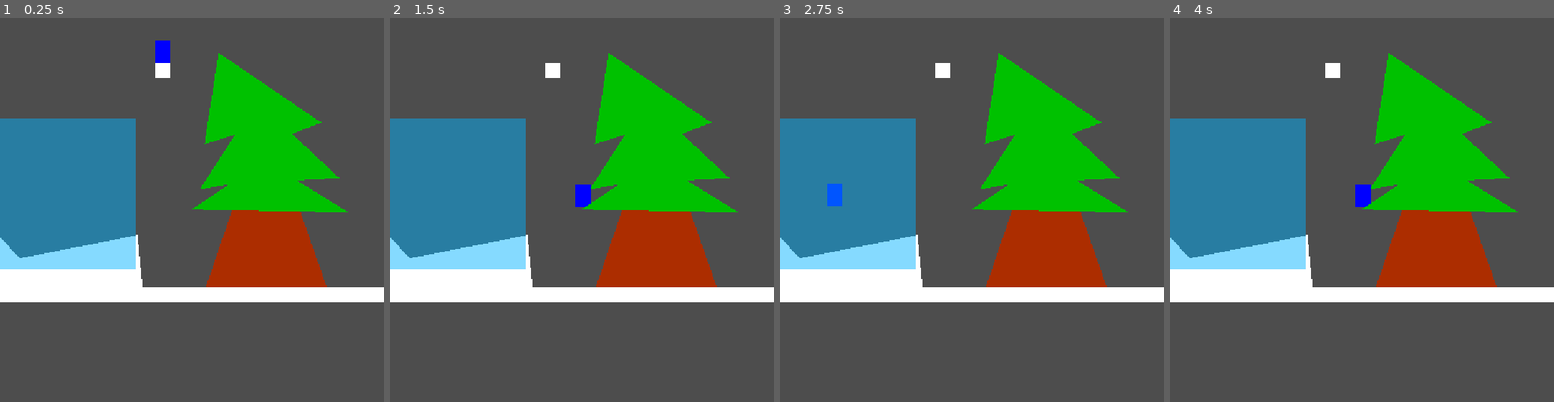
Above: before the commit, frames 1-4 (left to right).
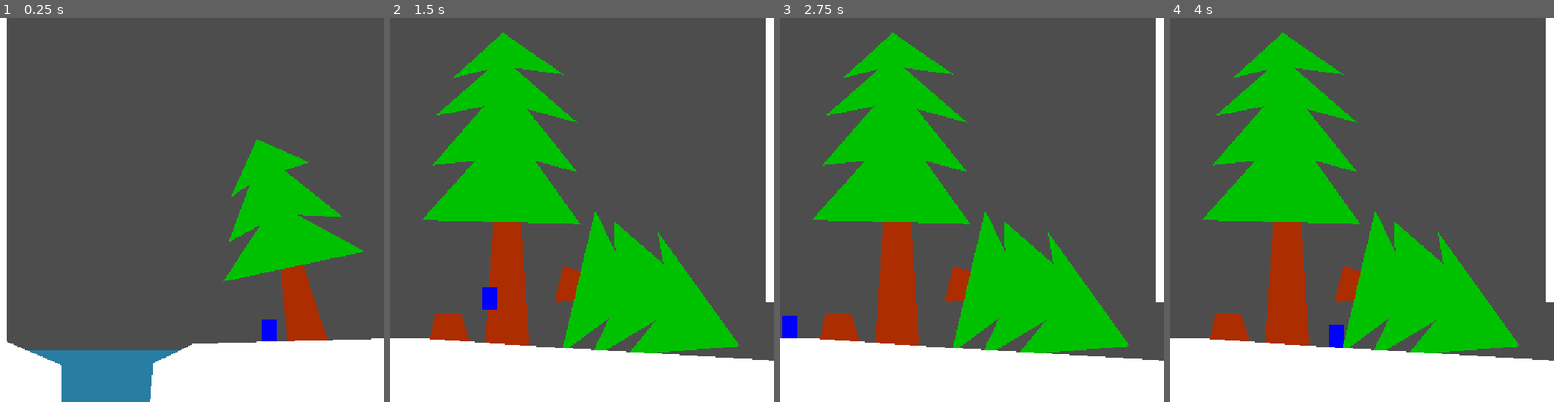
Above: after the commit, the same moments.

Repository: xorblo-doitus/OOB
Game: Godot game, scene res://src/gameplay/world/world.tscn
Same seed, same stepped clock (60 frames per second), same inputs: the game is played once before the commit and once after it.
Inputs:
- Up to frame 1 (0.25 s): no input
- Up to frame 2 (1.5 s): tap Enter at 0.5 s; hold D (right) from 0.53 s (still down); tap Space (jump) at 0.77 s
- Up to frame 3 (2.75 s): tap Space (jump) at 1.52 s; release D (right) at 2.03 s; hold Left (left) from 2.03 s (still down)
- Up to frame 4 (4 s): release Left (left) at 2.78 s; hold D (right) from 2.78 s (still down); tap Space (jump) at 3.02, 3.77 s

The runs differ from the first frame. In frame 1, 48% of the frame differs, in the area x 0-100%, y 0-100%; in frame 2, 63%; in frame 3, 63%; in frame 4, 63%.

Commit message:
level designing

Diff:
--- a/src/gameplay/world/terrain/water.gd
+++ b/src/gameplay/world/terrain/water.gd
@@ -45,7 +45,7 @@
 
 	var result: Vector2 = Vector2(0,
 		-body.gravity
-		- depth ** 1.2
+		- depth ** 1.1
 	)# - body.velocity * 60 * 0.1
 
 	if depth:
--- a/src/gameplay/world/world.tscn
+++ b/src/gameplay/world/world.tscn
@@ -1,10 +1,9 @@
-[gd_scene load_steps=10 format=3 uid="uid://ciceafugib0p4"]
+[gd_scene load_steps=9 format=3 uid="uid://ciceafugib0p4"]
 
 [ext_resource type="Script" path="res://src/gameplay/world/world.gd" id="1_nomqr"]
 [ext_resource type="PackedScene" uid="uid://cydou714l1g6v" path="res://src/gameplay/entities/player.tscn" id="2_enicr"]
 [ext_resource type="PackedScene" uid="uid://delrjt1dlkmbj" path="res://src/gameplay/world/camera_zone.tscn" id="4_et3i5"]
 [ext_resource type="PackedScene" uid="uid://clr627lga6td1" path="res://src/gameplay/world/terrain/long_platform.tscn" id="4_skm66"]
-[ext_resource type="PackedScene" uid="uid://bnmdgmyiltuxv" path="res://src/gameplay/world/terrain/bloc.tscn" id="5_sdugo"]
 [ext_resource type="PackedScene" uid="uid://d313j65dc033f" path="res://src/gameplay/world/terrain/polygon_terrain.tscn" id="6_t1arw"]
 [ext_resource type="PackedScene" uid="uid://drtgovpc4eh4f" path="res://src/gameplay/world/terrain/water.tscn" id="7_bqvld"]
 
@@ -13,18 +12,20 @@
 b = Vector2(-15, -29)
 
 [sub_resource type="RectangleShape2D" id="RectangleShape2D_pg4ov"]
-size = Vector2(200, 200)
+size = Vector2(323, 76)
 
 [node name="World" type="Node2D"]
 script = ExtResource("1_nomqr")
 
 [node name="Player" parent="." instance=ExtResource("2_enicr")]
 unique_name_in_owner = true
-position = Vector2(216, 39)
+z_index = -64
+position = Vector2(359, 400)
 
 [node name="Camera2D" type="Camera2D" parent="."]
 unique_name_in_owner = true
-position = Vector2(256, 256)
+visible = false
+position = Vector2(-402, -335)
 
 [node name="CameraZone" parent="." instance=ExtResource("4_et3i5")]
 position = Vector2(256, 256)
@@ -33,36 +34,52 @@
 position = Vector2(768, 256)
 
 [node name="PolygonTerrain" parent="." instance=ExtResource("6_t1arw")]
-position = Vector2(107, 394)
-polygon = PackedVector2Array(83, -30, -184, -30, -130, -127, -81, -74, -81, -74, 76, -105)
+position = Vector2(204, 487)
+polygon = PackedVector2Array(341, -61, 481, -51, 833, -30, 839, 106, -8, 64, 0, -27, 53, -53)
+
+[node name="PolygonTerrain2" parent="." instance=ExtResource("6_t1arw")]
+position = Vector2(204, 487)
+polygon = PackedVector2Array(-123, -25, -124, 57, -397, 92, -348, -121)
 
 [node name="Tree1" parent="." instance=ExtResource("6_t1arw")]
-position = Vector2(413, 213)
+position = Vector2(413, 296)
 color = Color(0, 0.756863, 0, 1)
-polygon = PackedVector2Array(-158, 42, -107, 8, -147, 15, -100, -58, -141, -45, -122, -167, 15, -74, -24, -59, 39, 0, -18, 3, 52, 46)
+polygon = PackedVector2Array(-116, 55, -66, -21, -109, 3, -80, -75, -106, -57, -71, -135, -1, -104, -34, -93, 44, -31, -17, -34, 73, 15)
 
 [node name="Trunc" type="Polygon2D" parent="Tree1"]
-z_index = -16
+z_index = -128
 position = Vector2(-306, 181)
 color = Color(0.67451, 0.180392, 0, 1)
-polygon = PackedVector2Array(205, -147, 164, -27, 331, -28, 288, -150)
+polygon = PackedVector2Array(267, -142, 277, -27, 336, -29, 295, -153)
+
+[node name="Tree3" parent="." instance=ExtResource("6_t1arw")]
+position = Vector2(678, 284)
+color = Color(0, 0.756863, 0, 1)
+polygon = PackedVector2Array(-124, -15, -53, -94, -110, -88, -41, -167, -106, -154, -35, -216, -83, -204, -16, -265, 65, -209, -1, -218, 83, -145, 16, -163, 83, -79, 27, -94, 87, -10)
+
+[node name="Trunc" type="Polygon2D" parent="Tree3"]
+z_index = -128
+position = Vector2(-306, 181)
+color = Color(0.67451, 0.180392, 0, 1)
+polygon = PackedVector2Array(279, -222, 266, -19, 326, -17, 312, -223)
 
 [node name="Tree2" parent="." instance=ExtResource("6_t1arw")]
-position = Vector2(781, 335)
+z_index = -16
+position = Vector2(804, 418)
 rotation = 1.71565
 color = Color(0, 0.756863, 0, 1)
 polygon = PackedVector2Array(-158, 42, -107, 8, -147, 15, -100, -58, -141, -45, -6.3159, -174.92, 27.2109, -28.2235, -24, -59, 41.4995, 21.2319, -18, 3, 37.9347, 59.1436)
 
 [node name="Trunc" type="Polygon2D" parent="Tree2"]
-z_index = -16
+z_index = -128
 position = Vector2(-306, 181)
 rotation = -0.0245263
 color = Color(0.67451, 0.180392, 0, 1)
 polygon = PackedVector2Array(239.643, -141.725, 229.313, -102.199, 279.399, -96.1675, 271.411, -145.566)
 
 [node name="Trunc" type="Polygon2D" parent="."]
-z_index = -16
-position = Vector2(587, 340)
+z_index = -128
+position = Vector2(587, 423)
 color = Color(0.67451, 0.180392, 0, 1)
 polygon = PackedVector2Array(-29, 31, -15, -29, 19, -29, 39, 30)
 
@@ -72,25 +89,20 @@
 shape = SubResource("SegmentShape2D_crqjm")
 one_way_collision = true
 
-[node name="LongPlatform" parent="." instance=ExtResource("4_skm66")]
-position = Vector2(257, 369)
+[node name="Border" parent="." instance=ExtResource("4_skm66")]
+position = Vector2(-1, 186)
+rotation = 1.57079
 
-[node name="LongPlatform2" parent="." instance=ExtResource("4_skm66")]
-position = Vector2(769, 369)
+[node name="Border2" parent="." instance=ExtResource("4_skm66")]
+position = Vector2(1023, 122)
+rotation = 1.57079
 
-[node name="LongPlatform3" parent="." instance=ExtResource("4_skm66")]
-position = Vector2(-255, 369)
+[node name="Water" type="Area2D" parent="."]
+z_index = -8
+position = Vector2(127, 542)
 
-[node name="Bloc" parent="." instance=ExtResource("5_sdugo")]
-position = Vector2(-177, 349)
-
-[node name="Bloc2" parent="." instance=ExtResource("5_sdugo")]
-position = Vector2(216, 70)
-
-[node name="Area2D" type="Area2D" parent="."]
-position = Vector2(81, 234)
-
-[node name="CollisionShape2D" type="CollisionShape2D" parent="Area2D"]
+[node name="CollisionShape2D" type="CollisionShape2D" parent="Water"]
+position = Vector2(61.5, -62)
 shape = SubResource("RectangleShape2D_pg4ov")
 
-[node name="Water" parent="Area2D/CollisionShape2D" instance=ExtResource("7_bqvld")]
+[node name="Water" parent="Water/CollisionShape2D" instance=ExtResource("7_bqvld")]
